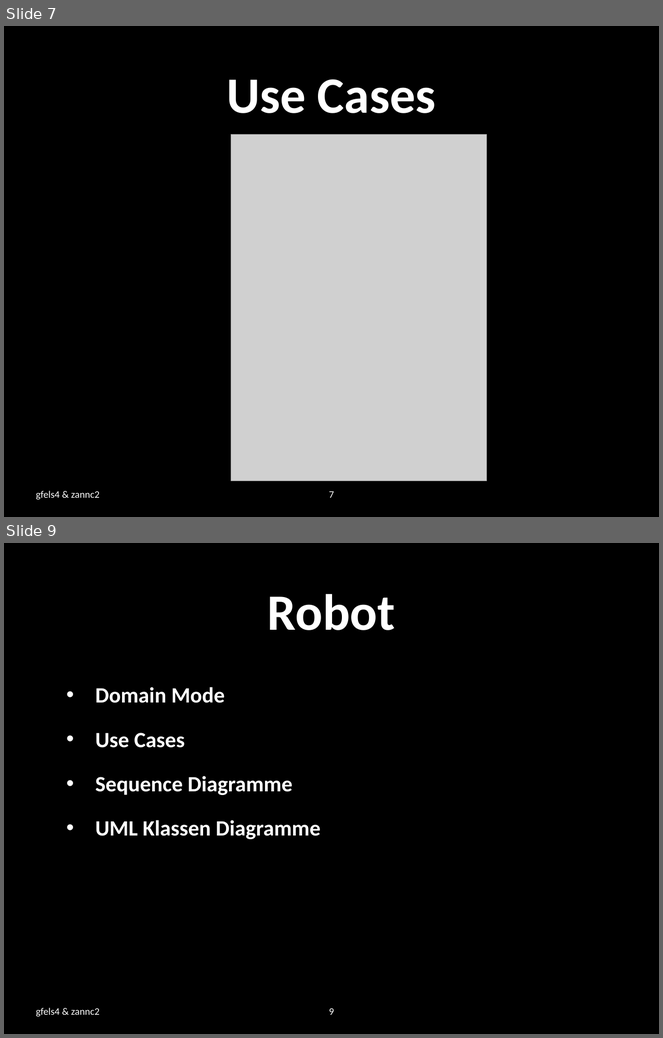
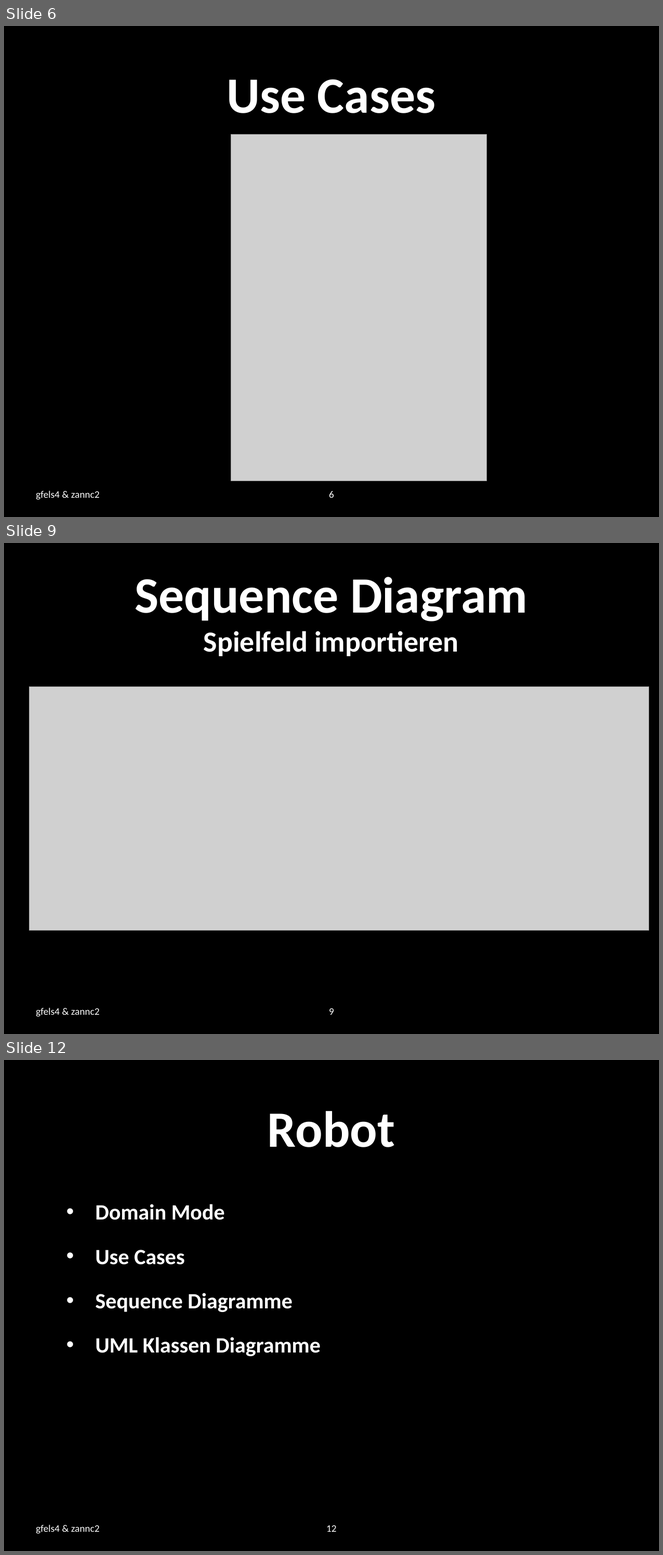
Before and after one commit to zannc2/SearchRobot, a slide deck: SearchRobot/doc/presentation.pptx. Shown one above the other, each under a label of ours: slides 7 and 9 before the commit, slides 6, 9 and 12 after it; the slides between them are not shown. The pictures are 663x1038 and 663x1555 pixels, drawn with LibreOffice and Linux fonts; fonts in the diff are those of the drawing; grey boxes stand for pictures; background and template pictures are left out. Boxes give left, top, right and bottom in pixels: in the first picture for what was removed or moved away, otherwise in the second. Text is boxed around its words. In the diff, an @@ line names an element or a change of style, - is before the commit and + after.

```diff
--- a/SearchRobot/doc/presentation.pptx
+++ b/SearchRobot/doc/presentation.pptx
@@ slide 9 added at (4, 543, 659, 1034), background picture (left out) @@
@@ title added at (135, 577, 528, 656), 32 pt, text #FFFFFF, bold @@
+Sequence Diagram
+Spielfeld importieren
@@ picture added at (29, 687, 649, 930) @@
@@ text added at (36, 1008, 100, 1017), 11 pt, text #FFFFFF @@
+gfels4 & zannc2
@@ page number added at (329, 1008, 334, 1015), 11 pt, text #FFFFFF @@
+9
@@ what was slide 7 is now slide 6 @@
@@ page number at (329, 491, 334, 498): text changed @@
-7
+6
@@ what was slide 9 is now slide 12 @@
@@ page number at (326, 1525, 336, 1532): text changed @@
-9
+12
```
Also in this commit, not shown: 3 slides changed, 2 other slides added, 17 other files.
